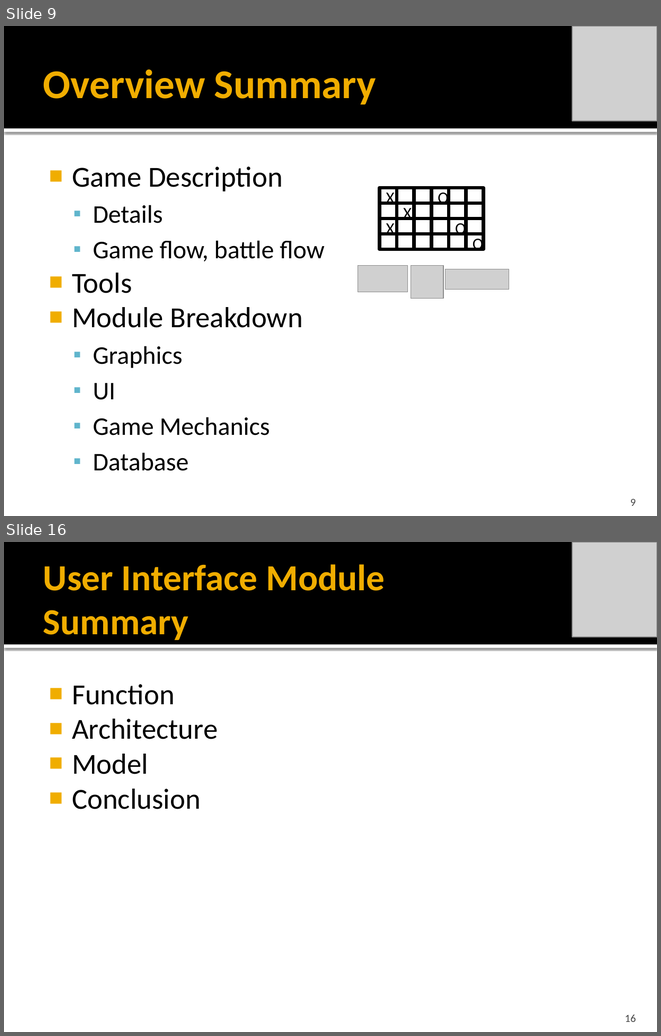
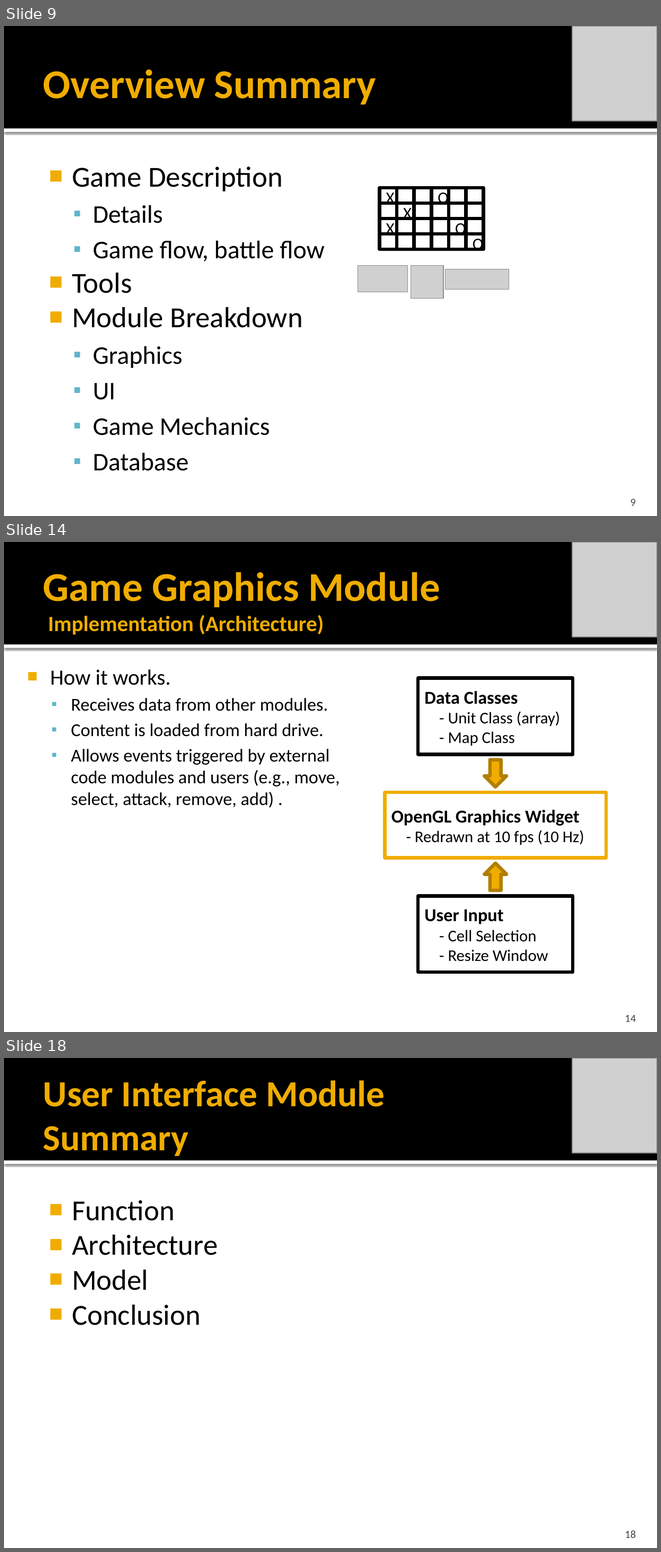
Before and after one commit to idxExtropy/duel-reality, a slide deck: Docs/DUEL REALITY .pptx. Shown one above the other, each under a label of ours: slides 9 and 16 before the commit, slides 9, 14 and 18 after it; the slides between them are not shown. The pictures are 661x1036 and 661x1552 pixels, drawn with LibreOffice and Linux fonts; fonts in the diff are those of the drawing; grey boxes stand for pictures. Boxes give left, top, right and bottom in pixels: in the first picture for what was removed or moved away, otherwise in the second. Text is boxed around its words. In the diff, an @@ line names an element or a change of style, - is before the commit and + after.

```diff
--- a/Docs/DUEL REALITY .pptx
+++ b/Docs/DUEL REALITY .pptx
@@ slide 14 added at [4, 542, 657, 1032], background #FFFFFF; not listed: 2 template elements that a slide beside it also shows @@
@@ picture added at [572, 542, 657, 637] @@
@@ title added at [43, 572, 440, 635], 24 pt, text #F0AD00, bold @@
+Game Graphics Module
+Implementation (Architecture)
@@ text added at [50, 669, 340, 808], 20 pt, text #000000 @@
+■ How it works.
+  ▪ Receives data from other modules.
+  ▪ Content is loaded from hard drive.
+  ▪ Allows events triggered by external code modules and users (e.g., move, select, attack, remove, add) .
@@ group added at [385, 678, 606, 972]: 3 rectangles, 1 down arrow, 1 up arrow @@
+OpenGL Graphics Widget
+- Redrawn at 10 fps (10 Hz)
+Data Classes
+- Unit Class (array)
+- Map Class
+User Input
+- Cell Selection
+- Resize Window
@@ page number added at [625, 1015, 636, 1022], 12 pt, text #454545 @@
+14
@@ what was slide 16 is now slide 18 @@
@@ page number at [625, 1530, 636, 1538]: text changed @@
-16
+18
```
Also in this commit, not shown: 5 slides changed, 2 other slides added, 1 slide removed.
